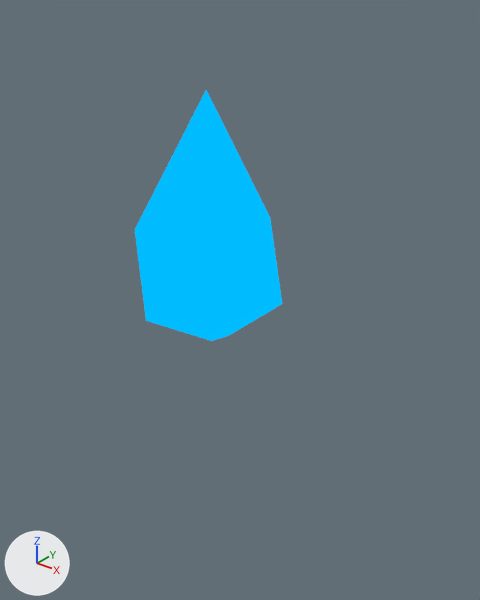
One commit to the Blender file Graphics/Environnement/props/candle.blend: the scene before it, then after it.
Both versions are drawn from a camera (50 mm lens) standing at (0.92, -1.032, 1.171) and looking at (0.088, 0.008, 0.526). Lighting does not change. The marker at lower left points along +X, +Y and +Z.

The older version as bpy lines, for what is in view:
```python
me_cone = bpy.data.meshes.new('Cone')
me_cone.from_pydata(...)  # 112 vertices, 106 faces; spans x -1.12..1.85, y -1.3..1.3, z 0.0..1.08
me_cone.materials.append(mat_material)  # picture img_untitled
me_cone_001 = bpy.data.meshes.new('Cone.001')
me_cone_001.from_pydata(...)  # 55 vertices, 54 faces; spans x -0.33..0.39, y -0.29..0.33, z -1.25..0.69
me_cone_001.materials.append(mat_material_001)  # picture img_untitled
me_icosphere = bpy.data.meshes.new('Icosphere')
me_icosphere.from_pydata(...)  # 12 vertices, 20 faces; spans x -0.158..0.171, y -0.155..0.158, z -0.147..0.427
me_icosphere.materials.append(mat_material_003)  # cyan #00bcff
ob_base = bpy.data.objects.new('Base', me_cone)
ob_base.location = (0.0, 0.0, -0.089)
ob_base.scale = (0.28, 0.28, 0.28)
ob_base.visible_shadow = False
ob_base.hide_set(True)
ob_candle = bpy.data.objects.new('Candle', me_cone_001)
ob_candle.location = (-0.014, 0.002, 0.465)
ob_candle.scale = (0.28, 0.28, 0.28)
ob_candle.visible_shadow = False
ob_candle.hide_set(True)
ob_fireout = bpy.data.objects.new('FireOut', me_icosphere)
ob_fireout.location = (0.0, 0.0, 0.543)
ob_fireout.visible_shadow = False
```
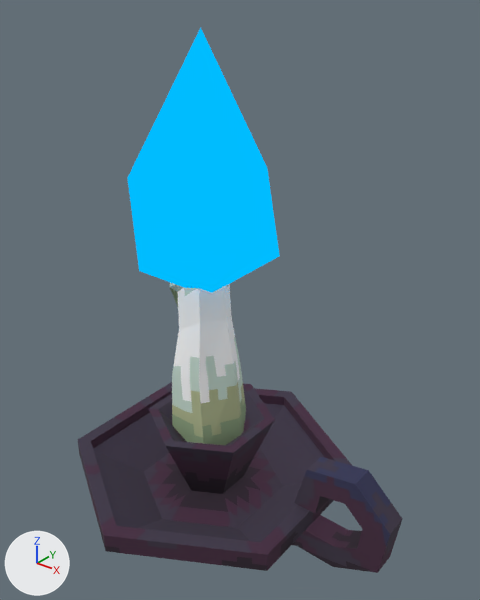
Changed parts and their boxes [x1, y1, x2, y2] in the pictures (480 x 600 px):
'Base', shown: after [78, 382, 402, 573]
'FireOut', moved: before [135, 90, 282, 341]; after [127, 28, 280, 292]
'Candle', shown: after [169, 283, 246, 446]

Patch to the scene script:
```diff
--- a/Graphics/Environnement/props/candle.blend.py
+++ b/Graphics/Environnement/props/candle.blend.py
@@ ob_base @@
 ob_base.visible_shadow = False
-ob_base.hide_set(True)
@@ ob_fireout @@
 ob_fireout = bpy.data.objects.new('FireOut', me_icosphere)
-ob_fireout.location = (0.0, 0.0, 0.543)
+ob_fireout.location = (-0.012, 0.001, 0.657)
 ob_fireout.visible_shadow = False
@@ ob_candle @@
 ob_candle.visible_shadow = False
-ob_candle.hide_set(True)
```
